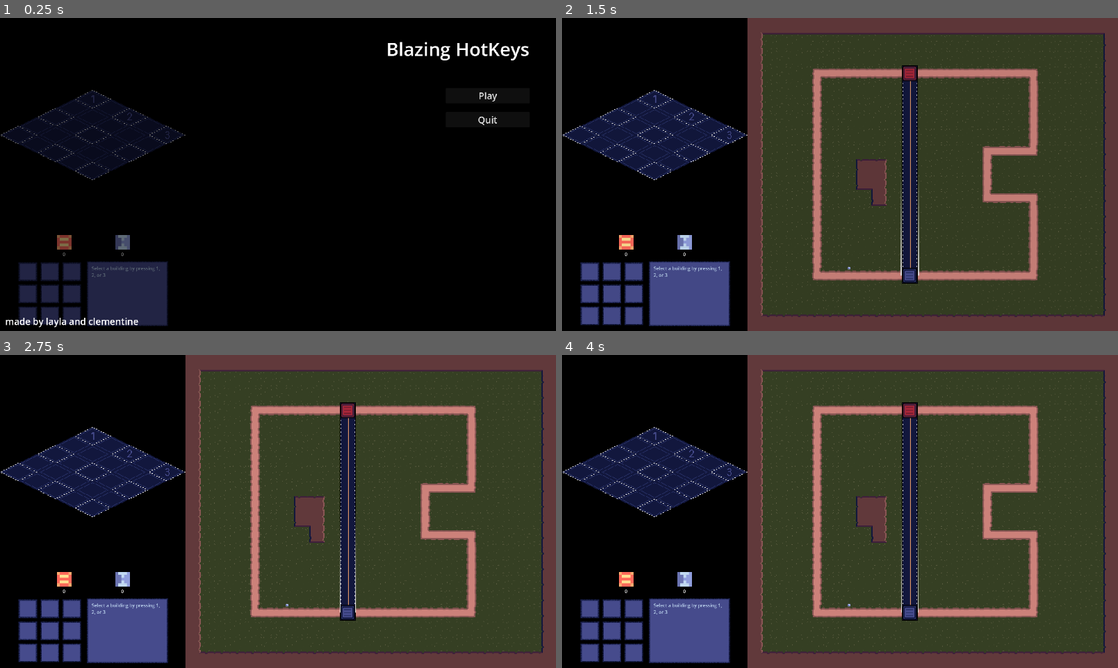
Above: before the commit, frames 1-4 (two rows, left to right).
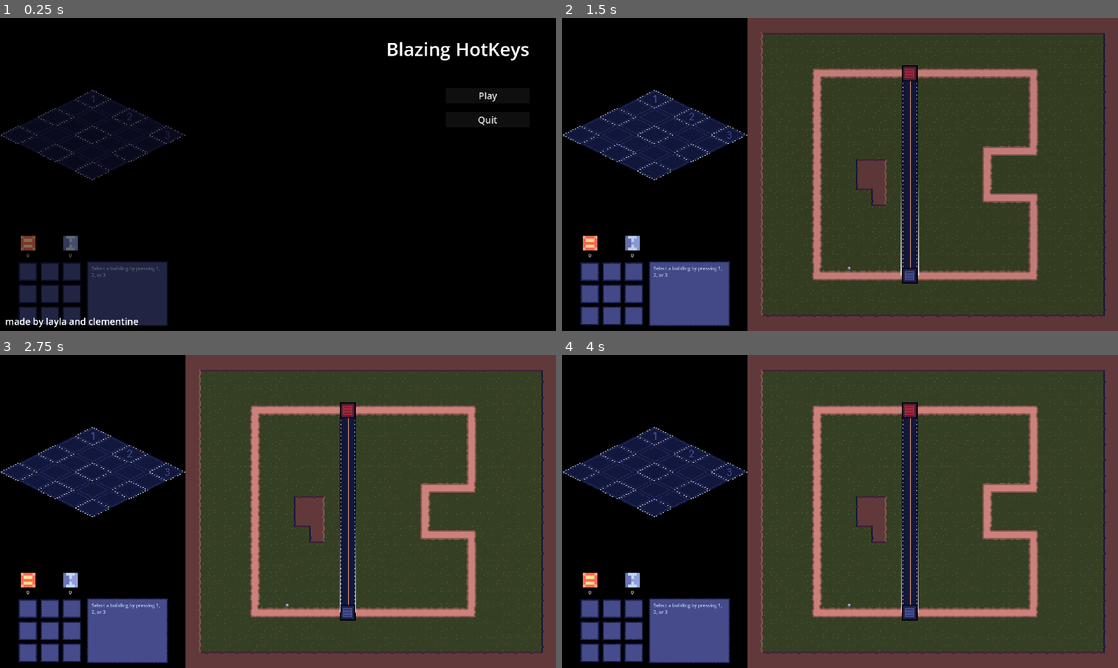
Above: after the commit, the same moments.

Repository: ClemiDouce/halloween-game-jam-2026
Game: Godot game, scene res://scenes/world.tscn
Two runs of this game, one before a commit and one after it. Both use one fixed random seed, a clock stepped at 60 frames per second and the inputs below. Sound files missing from this copy of the repository are replaced by a short silence.
Inputs (mouse positions are in pixels of both pictures, inside the frame that each line leads up to):
- Up to frame 1 (0.25 s): no input
- Up to frame 2 (1.5 s): click "Play" at 0.5 s; tap Enter at 1.25 s; hold Up (ui_up) from 1.28 s (still down); tap D (destroy_building) at 1.35 s
- Up to frame 3 (2.75 s): release Up (ui_up) at 2 s; click (27, 614) at 2 s
- Up to frame 4 (4 s): click (612, 614) at 2.77 s; click (634, 614) at 3.52 s

The runs differ from the first frame. In frame 1, 0.5% of the frame differs, in the area x 3-24%, y 69-77%; in frame 2, 0.5%; in frame 3, 0.5%; in frame 4, 0.5%.

Commit message:
rework resource ui

Diff:
--- a/data/units/airplane.tres
+++ b/data/units/airplane.tres
@@ -36,4 +36,5 @@
 rate_of_fire = 1.0
 body_type = 1
 elevation = 1
+crystal_cost = 100
 metadata/_custom_type_script = "uid://ctxaornc1ibjt"
--- a/data/units/gun_soldier.tres
+++ b/data/units/gun_soldier.tres
@@ -37,4 +37,5 @@
 rate_of_fire = 0.5
 bullet_texture = ExtResource("1_qm3sk")
 damage_type = 2
+money_cost = 50
 metadata/_custom_type_script = "uid://ctxaornc1ibjt"
--- a/data/units/heavy_tank.tres
+++ b/data/units/heavy_tank.tres
@@ -38,4 +38,6 @@
 bullet_texture = ExtResource("1_f8djs")
 body_type = 1
 damage_type = 1
+money_cost = 50
+crystal_cost = 100
 metadata/_custom_type_script = "uid://ctxaornc1ibjt"
--- a/data/units/helicopter.tres
+++ b/data/units/helicopter.tres
@@ -38,4 +38,6 @@
 bullet_texture = ExtResource("1_4n7kw")
 body_type = 1
 elevation = 1
+money_cost = 50
+crystal_cost = 150
 metadata/_custom_type_script = "uid://ctxaornc1ibjt"
--- a/data/units/light_tank.tres
+++ b/data/units/light_tank.tres
@@ -37,4 +37,6 @@
 rate_of_fire = 1.2
 bullet_texture = ExtResource("1_4nell")
 body_type = 1
+money_cost = 50
+crystal_cost = 50
 metadata/_custom_type_script = "uid://ctxaornc1ibjt"
--- a/data/units/missile_launcher.tres
+++ b/data/units/missile_launcher.tres
@@ -38,4 +38,6 @@
 bullet_texture = ExtResource("1_niakb")
 body_type = 1
 damage_type = 1
+money_cost = 100
+crystal_cost = 200
 metadata/_custom_type_script = "uid://ctxaornc1ibjt"
--- a/scenes/world.tscn
+++ b/scenes/world.tscn
@@ -62,6 +62,7 @@
 [node name="GameManager" type="Node" unique_id=1617731920]
 script = ExtResource("1_o8fc1")
 level_list = Array[PackedScene]([ExtResource("2_i7141")])
+metadata/_edit_horizontal_guides_ = [742.0]
 
 [node name="ForegroundLayer" type="CanvasLayer" parent="." unique_id=1449940769]
 unique_name_in_owner = true
@@ -195,18 +196,21 @@
 anchors_preset = 0
 offset_left = 64.0
 offset_top = 748.0
-offset_right = 580.0
+offset_right = 279.0
 offset_bottom = 835.0
 script = ExtResource("6_q5onr")
 
 [node name="CenterContainer" type="CenterContainer" parent="BaseView/Resources" unique_id=160827732]
-layout_mode = 0
-offset_right = 519.0
-offset_bottom = 40.0
+layout_mode = 1
+anchors_preset = 15
+anchor_right = 1.0
+anchor_bottom = 1.0
+grow_horizontal = 2
+grow_vertical = 2
 
 [node name="PlayerResourcesContainer" type="HBoxContainer" parent="BaseView/Resources/CenterContainer" unique_id=74056325]
 layout_mode = 2
-theme_override_constants/separation = 152
+theme_override_constants/separation = 97
 
 [node name="RequisitionContainer" type="VBoxContainer" parent="BaseView/Resources/CenterContainer/PlayerResourcesContainer" unique_id=1451281895]
 unique_name_in_owner = true
@@ -218,6 +222,20 @@
 layout_mode = 2
 texture = ExtResource("6_e3hyu")
 
+[node name="RequisitionNotification" type="Label" parent="BaseView/Resources/CenterContainer/PlayerResourcesContainer/RequisitionContainer/TextureRect" unique_id=829290552]
+unique_name_in_owner = true
+layout_mode = 1
+anchors_preset = 5
+anchor_left = 0.5
+anchor_right = 0.5
+offset_left = -20.0
+offset_top = -33.0
+offset_right = 20.0
+offset_bottom = -10.0
+grow_horizontal = 2
+text = "+50"
+script = ExtResource("9_jhx03")
+
 [node name="RequisitionAmountLabel" type="Label" parent="BaseView/Resources/CenterContainer/PlayerResourcesContainer/RequisitionContainer" unique_id=16884813]
 unique_name_in_owner = true
 layout_mode = 2
@@ -234,32 +252,26 @@
 layout_mode = 2
 texture = ExtResource("6_w7kh3")
 
+[node name="CrystalNotification" type="Label" parent="BaseView/Resources/CenterContainer/PlayerResourcesContainer/CrystalContainer/TextureRect" unique_id=116539015]
+unique_name_in_owner = true
+layout_mode = 1
+anchors_preset = 5
+anchor_left = 0.5
+anchor_right = 0.5
+offset_left = -20.0
+offset_top = -36.0
+offset_right = 20.0
+offset_bottom = -13.0
+grow_horizontal = 2
+text = "+50"
+script = ExtResource("9_jhx03")
+
 [node name="CrystalAmountLabel" type="Label" parent="BaseView/Resources/CenterContainer/PlayerResourcesContainer/CrystalContainer" unique_id=1286129447]
 unique_name_in_owner = true
 layout_mode = 2
 text = "0"
 horizontal_alignment = 1
 
-[node name="CrystalNotification" type="Label" parent="BaseView/Resources" unique_id=116539015]
-unique_name_in_owner = true
-layout_mode = 0
-offset_left = 358.0
-offset_top = -32.0
-offset_right = 398.0
-offset_bottom = -9.0
-text = "+50"
-script = ExtResource("9_jhx03")
-
-[node name="RequisitionNotification" type="Label" parent="BaseView/Resources" unique_id=829290552]
-unique_name_in_owner = true
-layout_mode = 0
-offset_left = 161.0
-offset_top = -32.0
-offset_right = 201.0
-offset_bottom = -9.0
-text = "+50"
-script = ExtResource("9_jhx03")
-
 [node name="BackgroundLayer" type="CanvasLayer" parent="." unique_id=869438757]
 layer = -64
 
@@ -276,6 +288,7 @@
 script = ExtResource("9_7r4gi")
 
 [node name="PlayerController" type="Node" parent="." unique_id=1060732579 node_paths=PackedStringArray("controlling_base")]
+unique_name_in_owner = true
 script = ExtResource("10_w7kh3")
 controlling_base = NodePath("../BaseManager")
 
--- a/scripts/base_building/building_slot.gd
+++ b/scripts/base_building/building_slot.gd
@@ -49,5 +49,12 @@
 			return
 		if not has_building() or unit_resource not in _building.units:
 			return
+		if PlayerResources.requisition < unit_resource.money_cost or PlayerResources.crystal < unit_resource.crystal_cost:
+			return
 	#print("Unit queued: %s" % [unit_resource.damage])
+		if unit_resource.money_cost > 0:
+			PlayerResources.requisition -= unit_resource.money_cost
+
+		if unit_resource.crystal_cost > 0:
+			PlayerResources.crystal -= unit_resource.crystal_cost
 	queue.add_to_queue(unit_resource)
